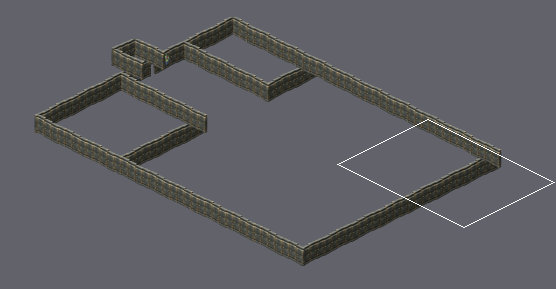
An edit to a level. Tiled map (JSON), assets/tilemaps/steel-ranger-bunker.json. The first picture is a wide view before the edit; the outline marks the close-up.
Close-up. Old version:
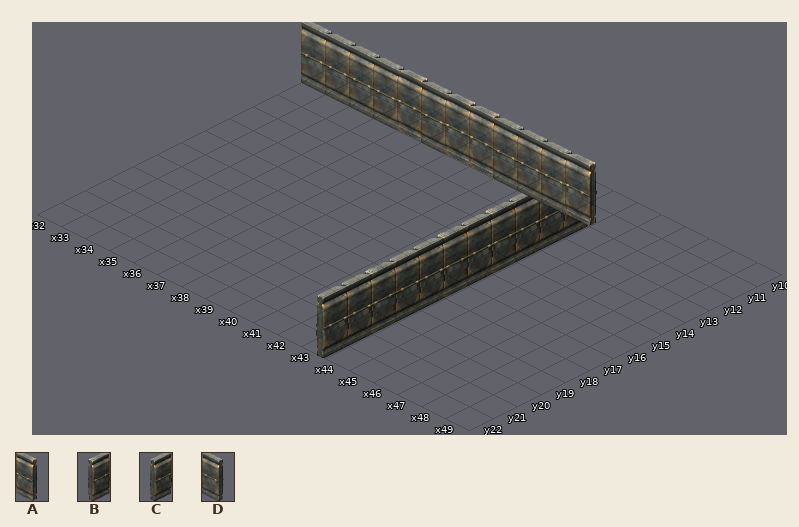
Cells are 72x36 px. Isometric: x runs down to the right, y down to the left. Shown: x 32..49, y 10..22. The commit also changed other parts of the map, which this record leaves out. Not drawn, because the pictures are missing: unchanged layers "floors/1/ground", "floors/1/zones/elevator-exit".
Key: from "bos-walls": A 0, B 1, C 2, D 3.
_ is an empty cell.
Layers that did not change in this view are not listed.
Layer "floors/1/walls/south" before, first column x 32:
10 __________________
11 __________________
12 ___________C______
13 ___________C______
14 ___________C______
15 ___________B______
16 ___________C______
17 ___________B______
18 ___________C______
19 ___________C______
20 ___________B______
21 ___________C______
22 ___________C______
Layer "floors/1/walls/west" before, first column x 32:
10 __________________
11 DDDDADAADDDA______
12 __________________
13 __________________
14 __________________
15 __________________
16 __________________
17 __________________
18 __________________
19 __________________
20 __________________
21 __________________
22 __________________
The same view after the edit:
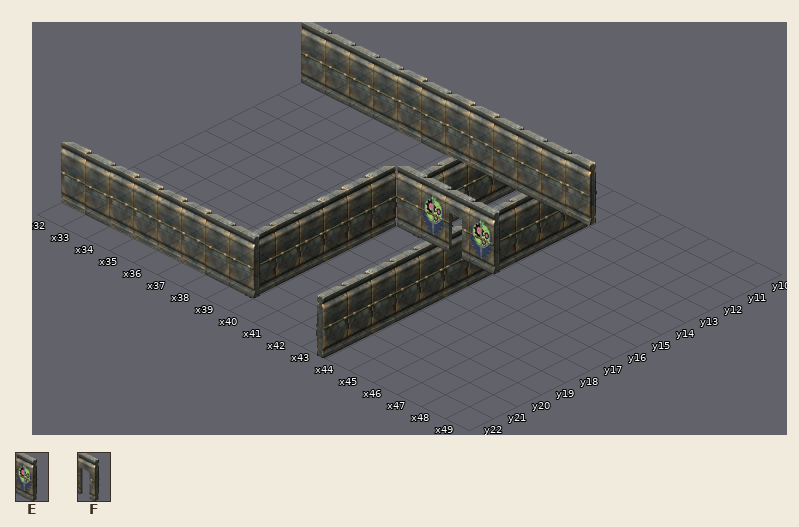
Further tiles: from "bos-walls": E 34, F 37.
Difference:
Changed rows in their new state; . is an unchanged cell.
Layer "floors/1/walls/south":
first column x 39:
12 .C
13 .C
14 .C
15 .B
16 B.
17 B.
18 B.
19 C.
20 C.
21 B.
Layer "floors/1/walls/west":
first column x 40:
15 DEFE
first column x 32:
21 ADAAAADD
